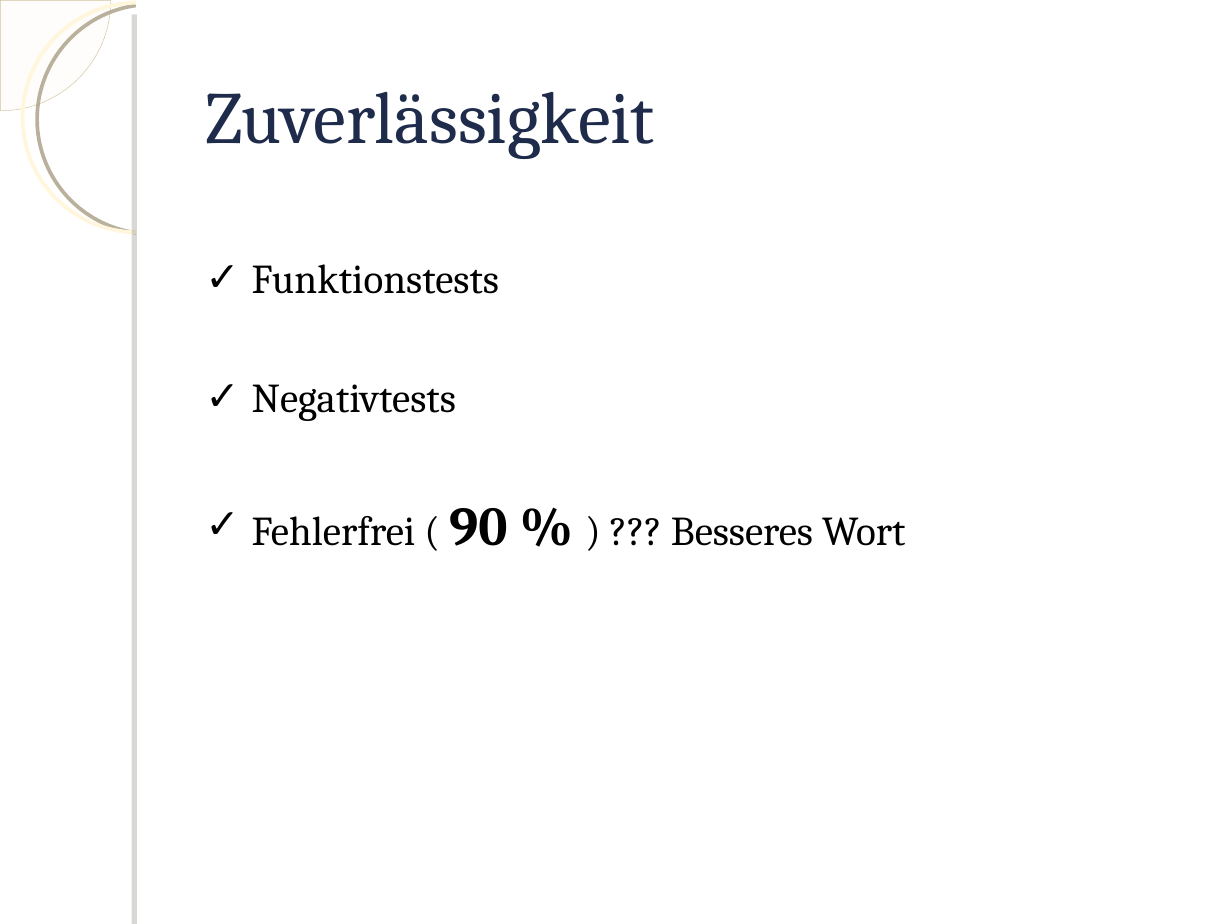
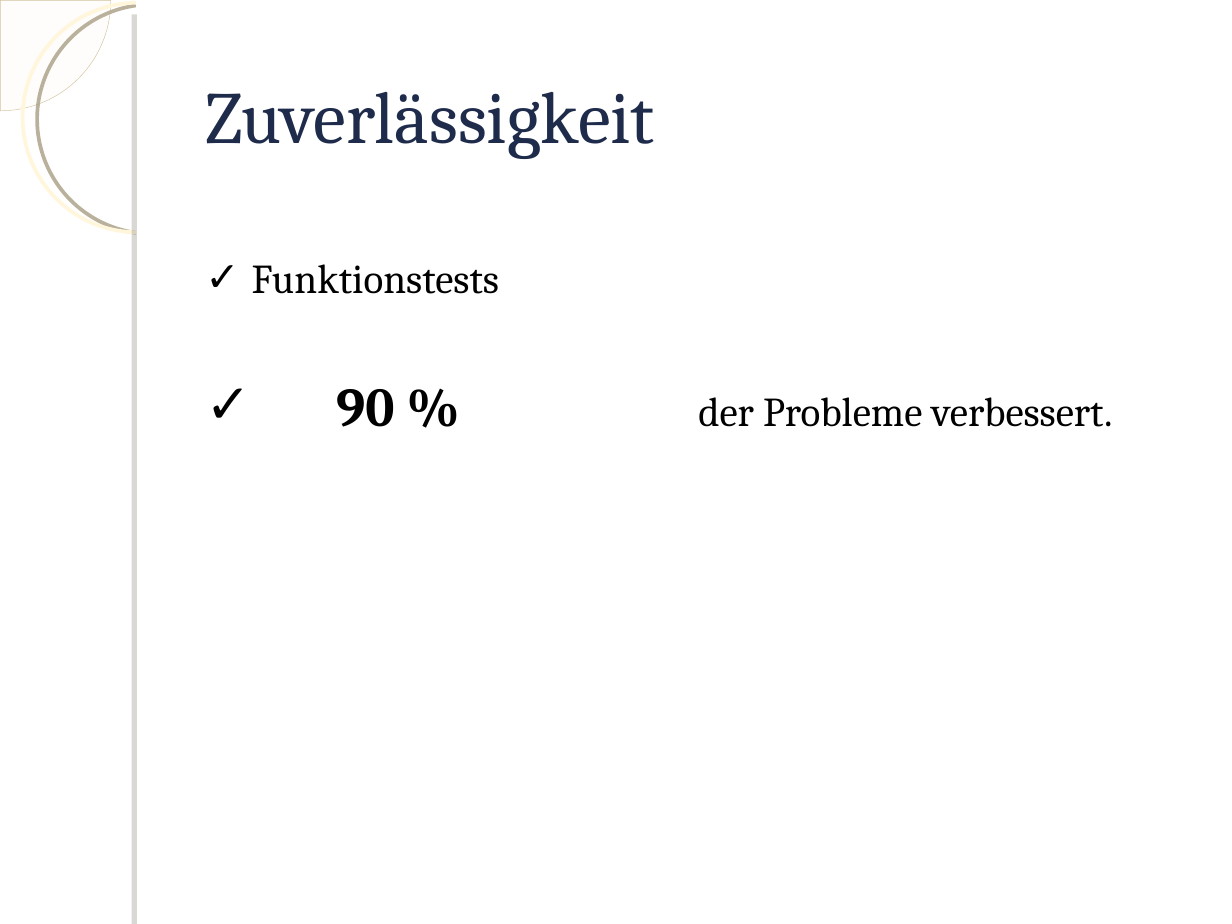
Before and after one commit to knot3/knot3-qualitaetssicherung, a slide deck: slide 3 of Praesentation/Praesentation.odp. Drawn at 1232x924 pixels with LibreOffice and Linux fonts; fonts in the diff are those of the drawing; background and template pictures are left out. Boxes give left, top, right and bottom in pixels: in the first picture for what was removed or moved away, otherwise in the second. Text is boxed around its words. In the diff, an @@ line names an element or a change of style, - is before the commit and + after.

```diff
--- a/Praesentation/Praesentation.odp
+++ b/Praesentation/Praesentation.odp
@@ text at [336,389,1112,427]: text changed @@
-✓ Negativtests
-✓ Fehlerfrei ( 90 % ) ??? Besseres Wort
+✓ 90 % der Probleme verbessert.
```
Also in this commit, not shown: 7 slides added, 1 slide removed, 1 other file.
